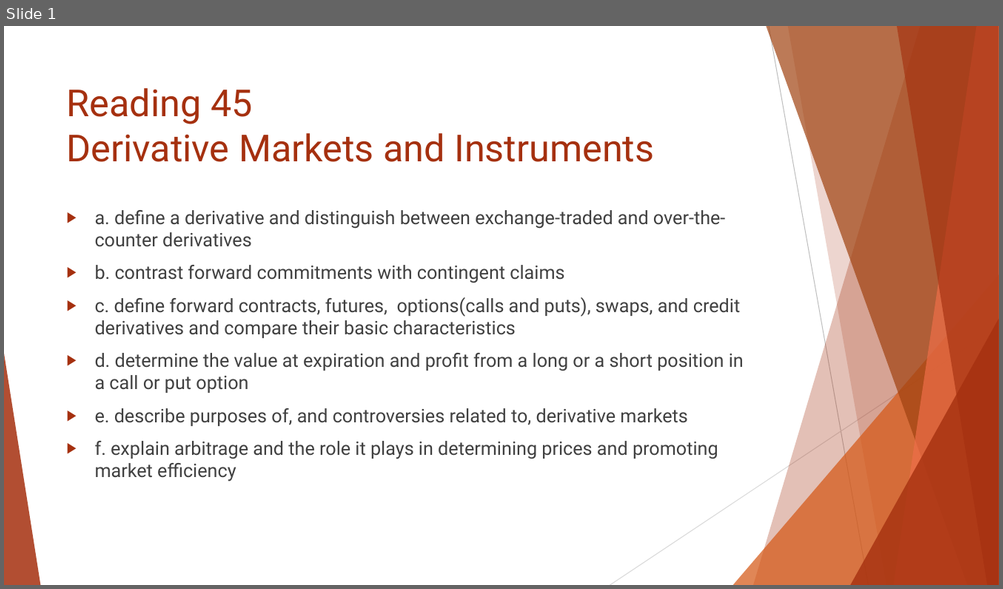
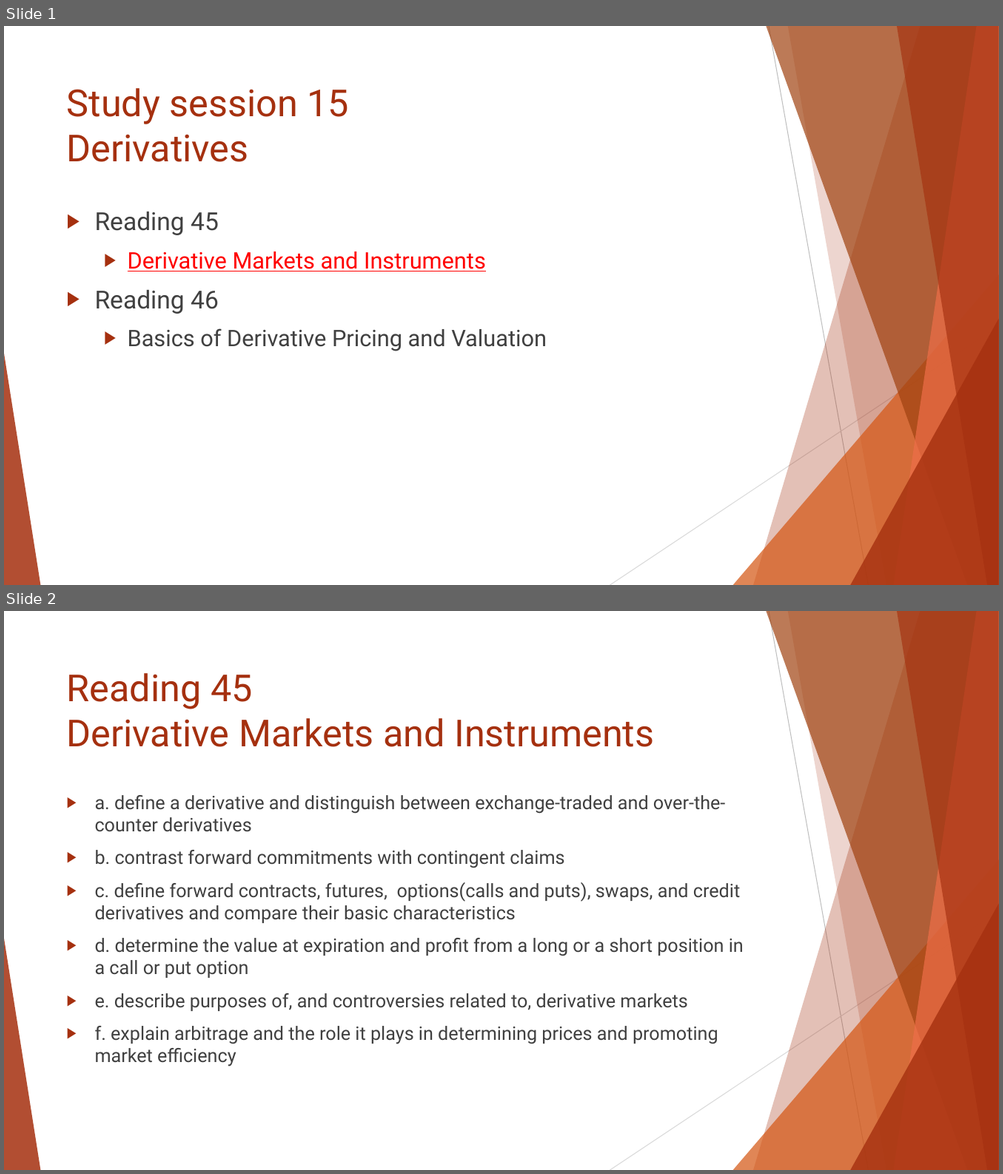
Before and after one commit to Isco0530/data, a slide deck: Reading 45.pptx. Shown one above the other, each under a label of ours: slide 1 before the commit, slides 1 and 2 after it. The pictures are 1003x589 and 1003x1174 pixels, drawn with LibreOffice and Linux fonts; fonts in the diff are those of the drawing. Boxes give left, top, right and bottom in pixels: in the first picture for what was removed or moved away, otherwise in the second. Text is boxed around its words. In the diff, an @@ line names an element or a change of style, - is before the commit and + after.

```diff
--- a/Reading 45.pptx
+++ b/Reading 45.pptx
@@ slide 1 added at box(4, 26, 999, 585), background #FFFFFF; not listed: 10 template elements that a slide beside it also shows @@
@@ title added at box(67, 88, 350, 162), 36 pt, text #A5300F @@
+Study session 15
+Derivatives
@@ text added at box(95, 212, 546, 352), 22 pt, text #404040 @@
+▶ Reading 45
+  ▶ Derivative Markets and Instruments
+▶ Reading 46
+  ▶ Basics of Derivative Pricing and Valuation
@@ what was slide 1 is now slide 2 @@
```
Also in this commit, not shown: 6 slides changed.
